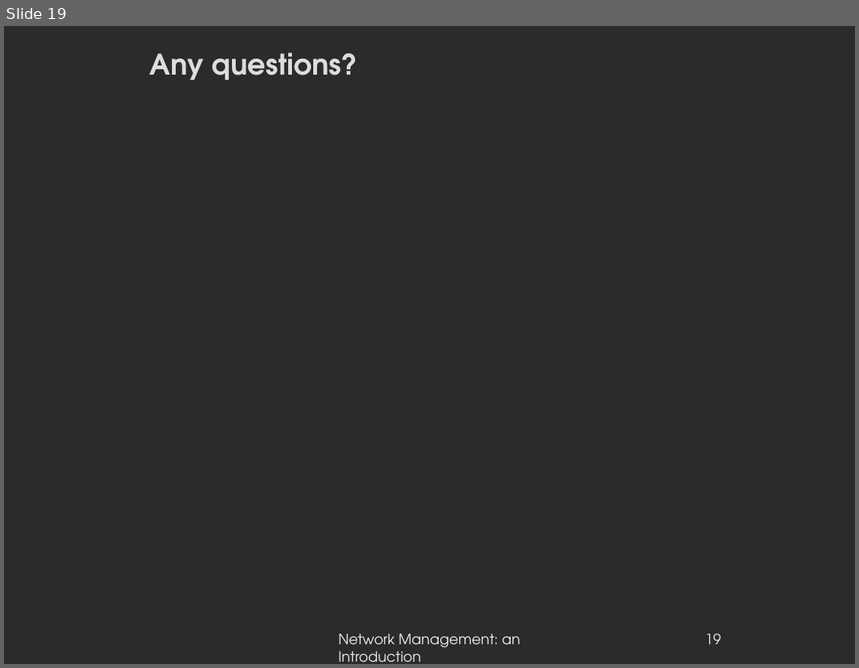
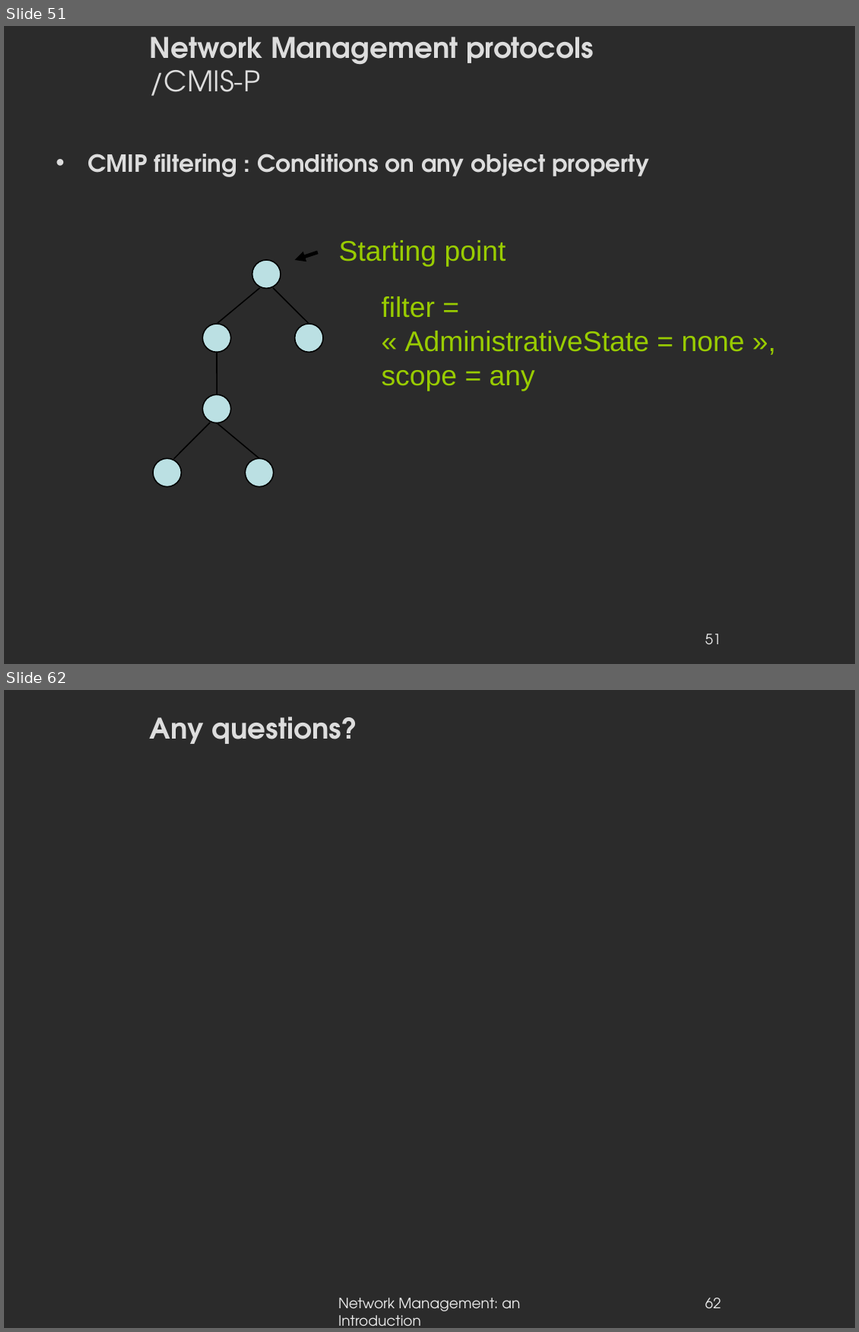
Before and after one commit to danielausparis/globals-3.00, a slide deck: globals-v3.00.odp. Shown one above the other, each under a label of ours: slide 19 before the commit, slides 51 and 62 after it; the slides between them are not shown. The pictures are 859x668 and 859x1332 pixels, drawn with LibreOffice and Linux fonts; fonts in the diff are those of the drawing; background and template pictures are left out; a plain dark background stands for a picture behind light text. Boxes give left, top, right and bottom in pixels: in the first picture for what was removed or moved away, otherwise in the second. Text is boxed around its words. In the diff, an @@ line names an element or a change of style, - is before the commit and + after.

```diff
--- a/globals-v3.00.odp
+++ b/globals-v3.00.odp
@@ slide 51 added at (4, 26, 855, 664), background picture (left out) @@
@@ title added at (150, 37, 594, 96), 24 pt, text #DDDDDD, bold @@
+Network Management protocols
+/CMIS-P
@@ text added at (88, 154, 649, 177), 20 pt, text #DDDDDD, bold @@
+• CMIP filtering : Conditions on any object property
@@ arrow added from (316, 253) to (295, 260), #000000 3 pt @@
@@ text added at (339, 240, 506, 266), 24 pt, text #99CC00 @@
+Starting point
@@ ellipse added at (253, 260, 281, 288), fill #BBE0E3, outline #000000 0.99 pt @@
@@ line added from (259, 288) to (217, 324), #000000 0.99 pt @@
@@ line added from (274, 288) to (309, 324), #000000 0.99 pt @@
@@ text added at (382, 297, 745, 392), 24 pt, text #99CC00 @@
+filter =
+« AdministrativeState = none »,
+scope = any
@@ ellipse added at (202, 324, 230, 352), fill #BBE0E3, outline #000000 0.99 pt @@
@@ ellipse added at (295, 324, 323, 352), fill #BBE0E3, outline #000000 0.99 pt @@
@@ line added from (217, 352) to (217, 395), #000000 0.99 pt @@
@@ ellipse added at (202, 395, 230, 423), fill #BBE0E3, outline #000000 0.99 pt @@
@@ line added from (210, 423) to (174, 458), #000000 0.99 pt @@
@@ line added from (217, 423) to (259, 458), #000000 0.99 pt @@
@@ ellipse added at (153, 458, 181, 487), fill #BBE0E3, outline #000000 0.99 pt @@
@@ ellipse added at (245, 458, 273, 487), fill #BBE0E3, outline #000000 0.99 pt @@
@@ page number added at (705, 634, 721, 645), 12 pt, text #EEEEEE @@
+51
@@ what was slide 19 is now slide 62 @@
@@ page number at (705, 1298, 721, 1309): text changed @@
-19
+62
```
Also in this commit, not shown: 4 slides changed, 42 other slides added.
